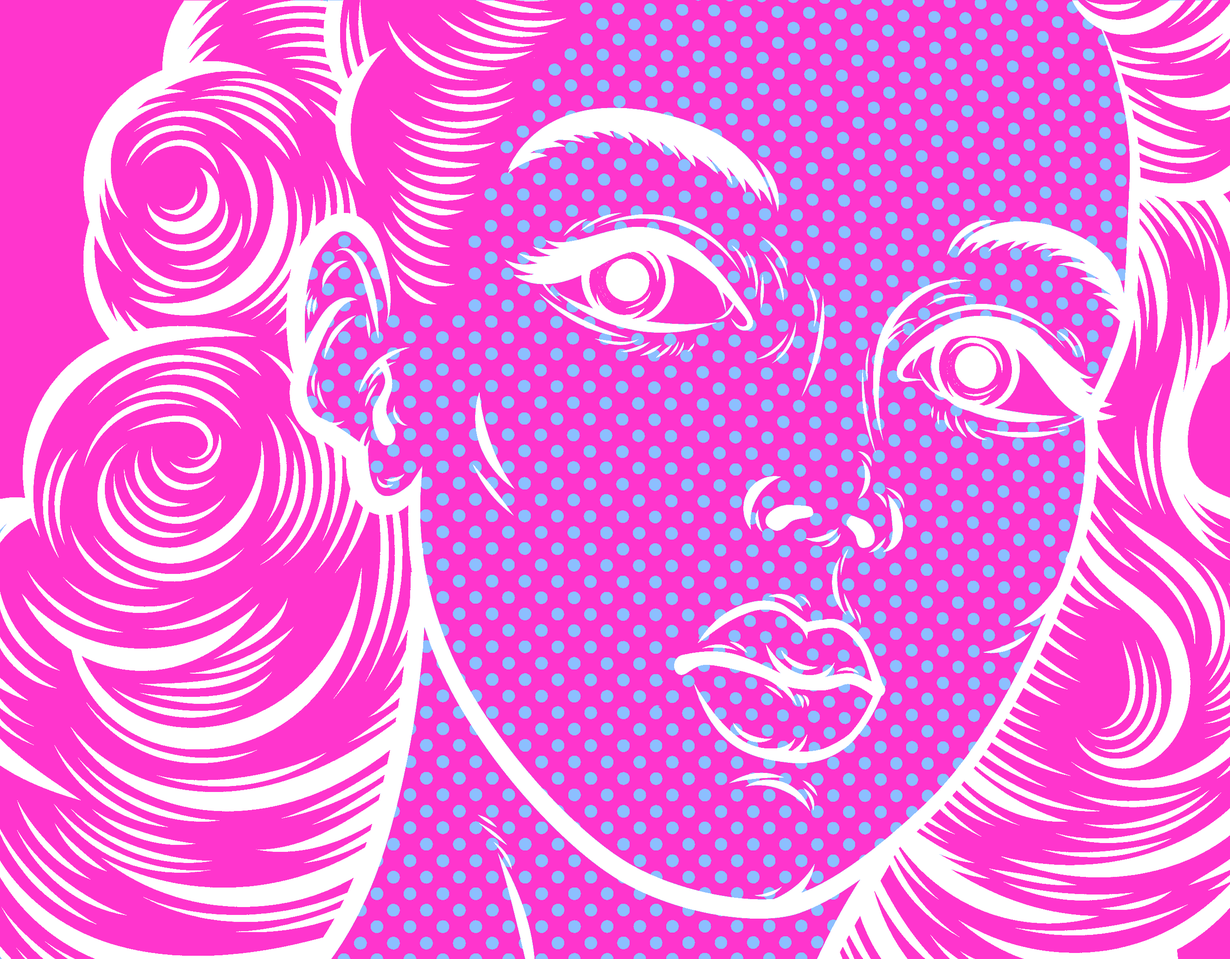
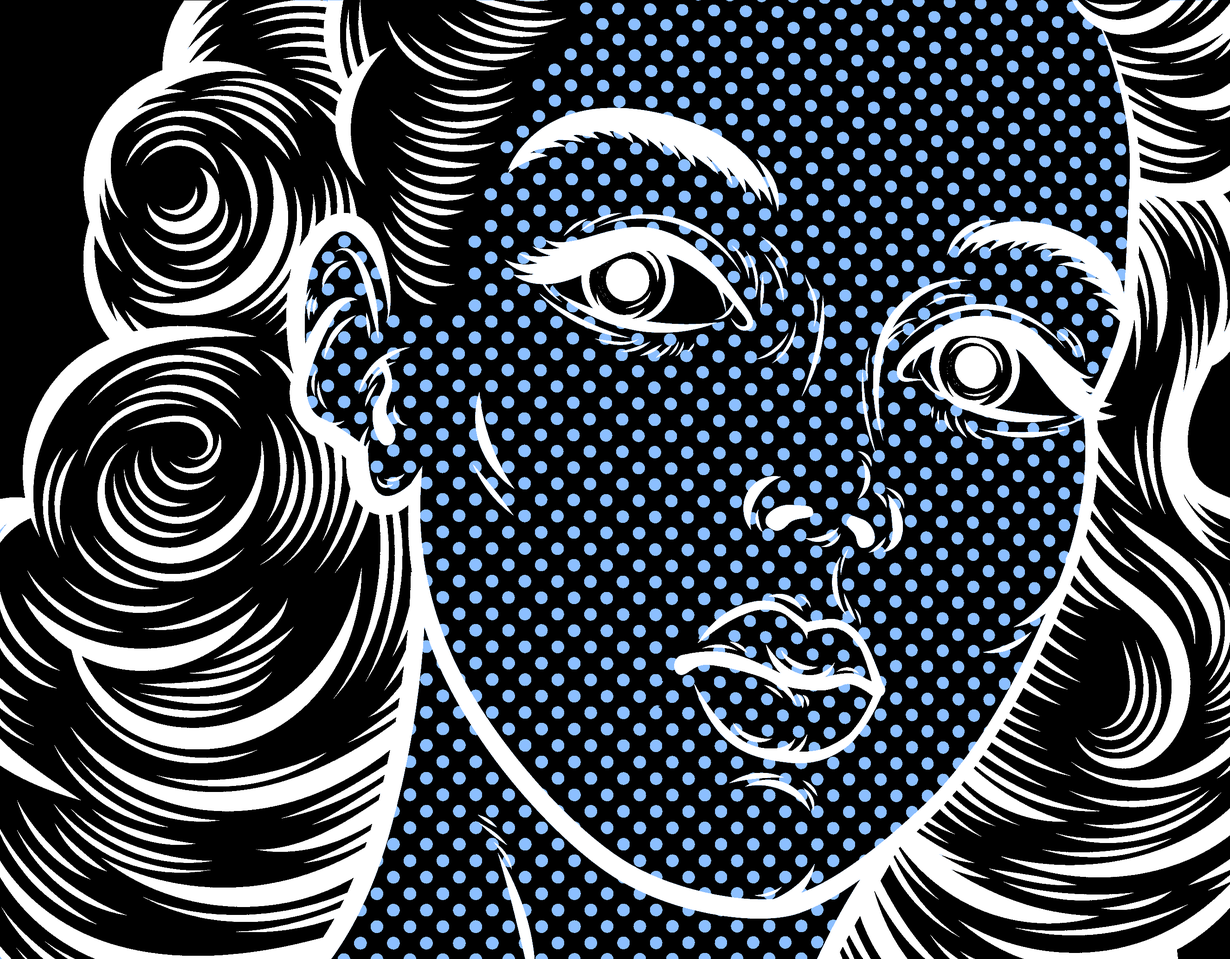
Layered file, before and after one edit (1230x959). Changes by layer:
painted on "Camada" over [650, 618, 850, 712]
painted on "1.jpg" over [0, 0, 1230, 959]
